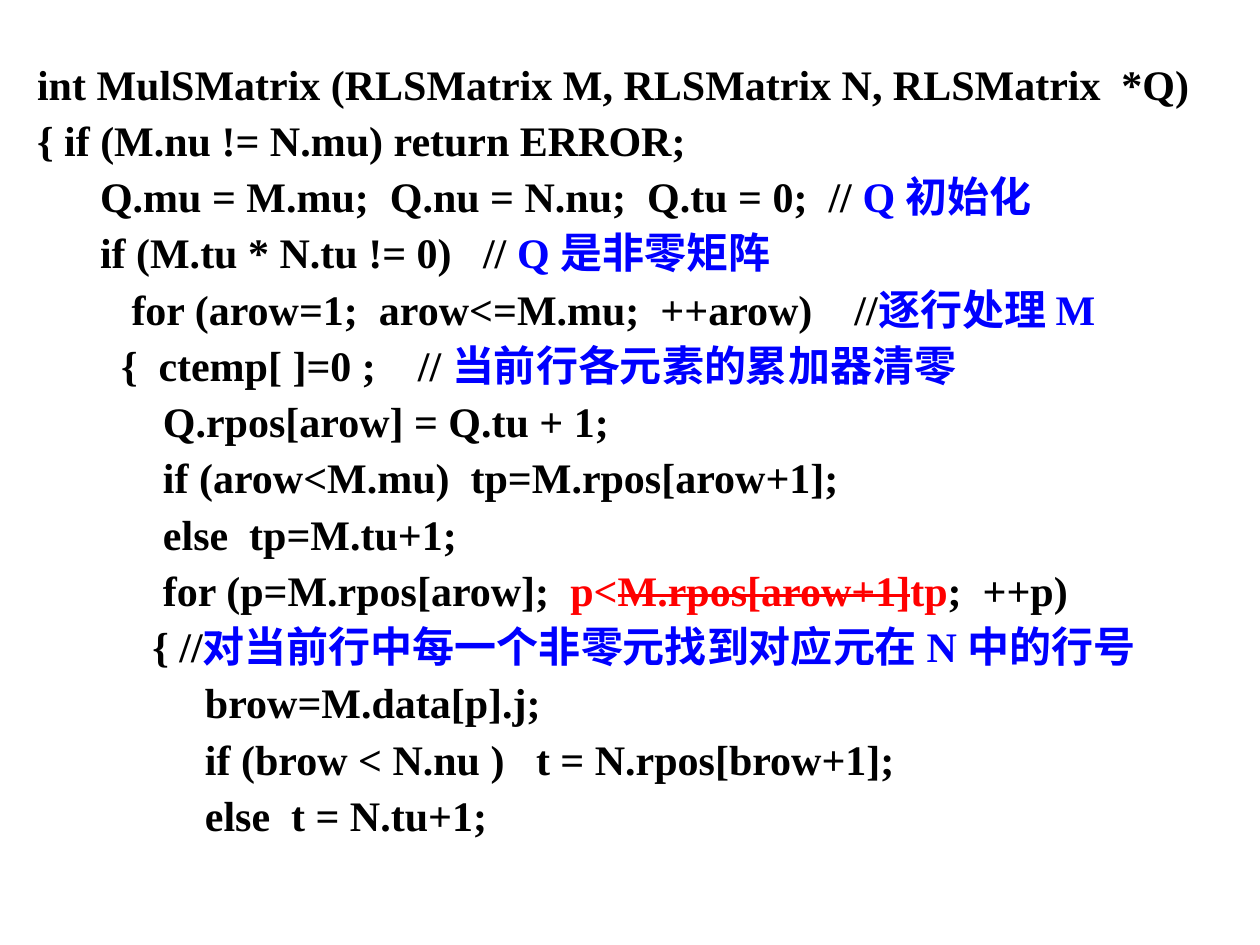
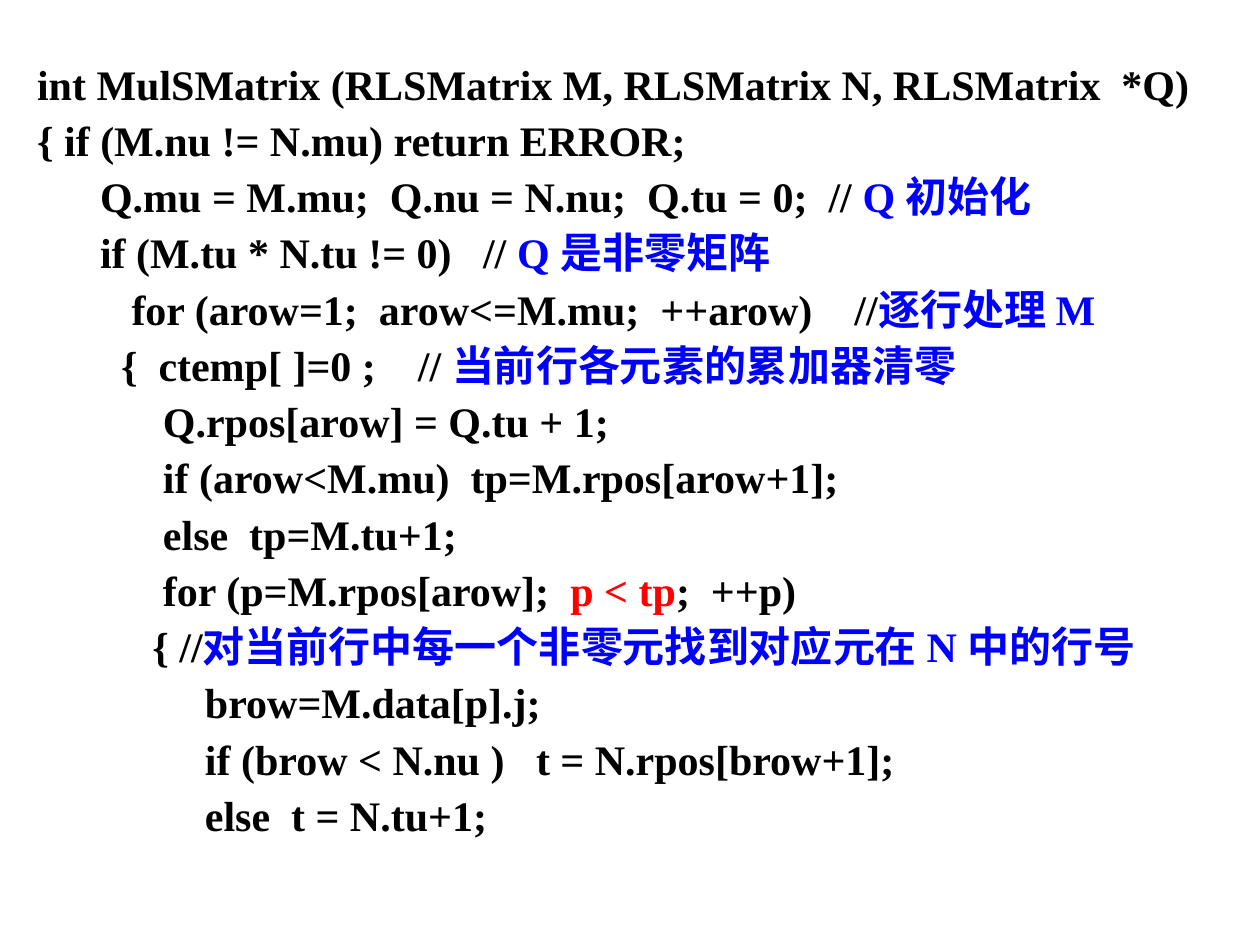
Before and after one commit to Gempittance/Data_Structur_Build, a slide deck: slide 45 of 数据结构PPT/ds5.pptx. Drawn at 1260x945 pixels with LibreOffice and Linux fonts; fonts in the diff are those of the drawing; background and template pictures are left out. Boxes give left, top, right and bottom in pixels: in the first picture for what was removed or moved away, otherwise in the second. Text is boxed around its words. In the diff, an @@ line names an element or a change of style, - is before the commit and + after.

```diff
--- a/数据结构PPT/ds5.pptx
+++ b/数据结构PPT/ds5.pptx
@@ text at [163, 576, 796, 615]: text changed @@
-for (p=M.rpos[arow]; p<M.rpos[arow+1]tp; ++p)
+for (p=M.rpos[arow]; p < tp; ++p)
```
Also in this commit, not shown: 3 other slides changed.
